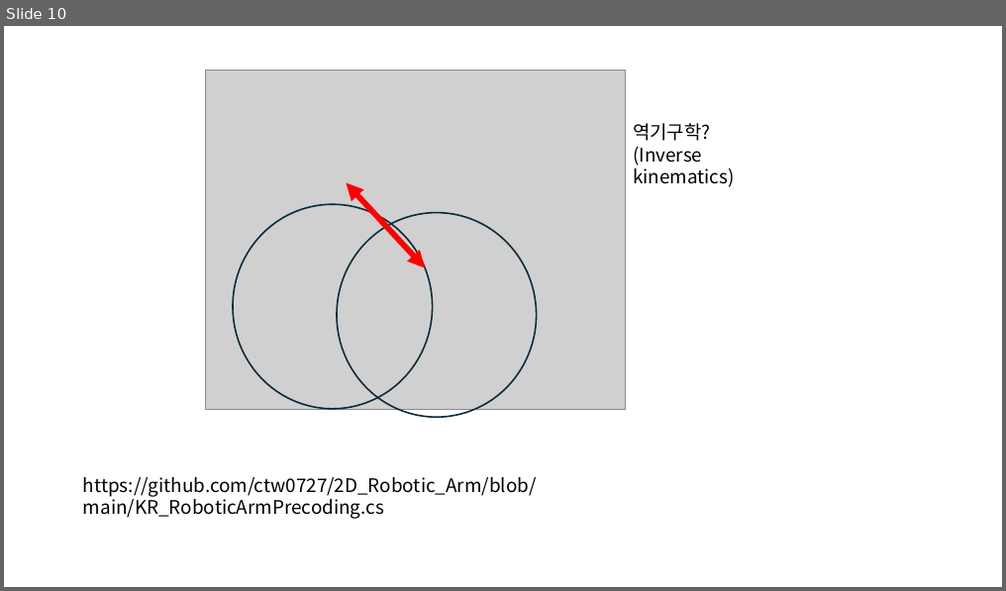
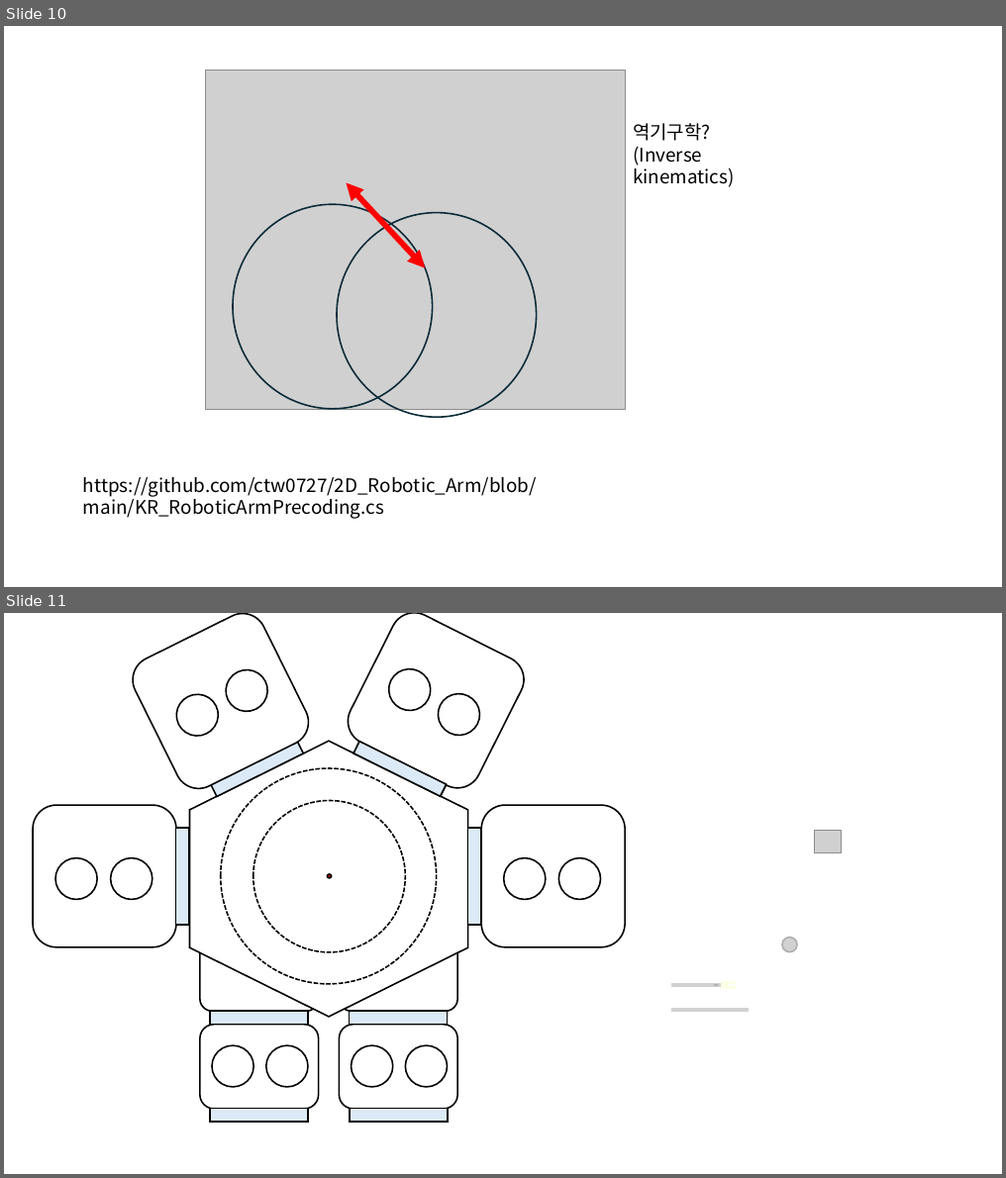
Before and after one commit to Naiery0/Winform_RobotArmUI, a slide deck: Control Design PPT.pptx. Shown one above the other, each under a label of ours: slide 10 before the commit, slides 10 and 11 after it. The pictures are 1006x591 and 1006x1178 pixels, drawn with LibreOffice and Linux fonts; fonts in the diff are those of the drawing; grey boxes stand for pictures. Boxes give left, top, right and bottom in pixels: in the first picture for what was removed or moved away, otherwise in the second. Text is boxed around its words. In the diff, an @@ line names an element or a change of style, - is before the commit and + after.

```diff
--- a/Control Design PPT.pptx
+++ b/Control Design PPT.pptx
@@ slide 11 added at box(4, 613, 1002, 1174), background #FFFFFF @@
@@ picture added at box(815, 830, 841, 853) @@
@@ group added at box(33, 613, 626, 1122): 15 ellipses, 11 rectangles, 8 rounded rectangles, 1 hexagon @@
@@ ellipse added at box(782, 937, 798, 953), fill #D1D1D1, outline #AEAEAE 1.5 pt @@
@@ rectangle added at box(672, 984, 720, 986), fill #E8E8E8, outline #D1D1D1 1.5 pt @@
@@ ellipse added at box(715, 985, 718, 985), fill #D1D1D1, outline #AEAEAE 1.5 pt @@
@@ freeform shape added at box(720, 983, 736, 988), fill #FFFFEB, outline #FCFFDD 1.5 pt @@
@@ rectangle added at box(672, 1009, 748, 1011), fill #E8E8E8, outline #D1D1D1 1.5 pt @@
```
Also in this commit, not shown: 2 other slides added, 1 slide removed, 17 other files.
